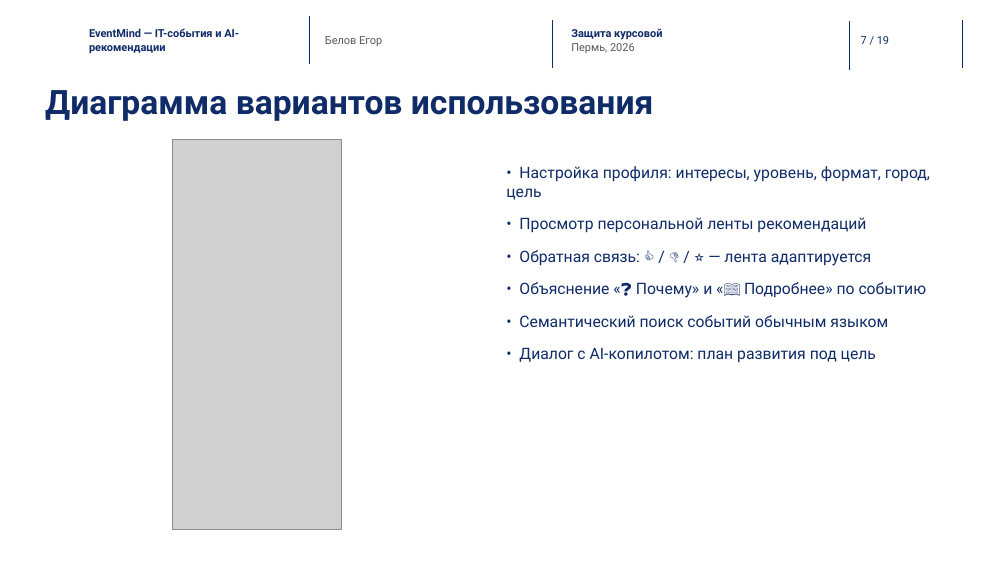
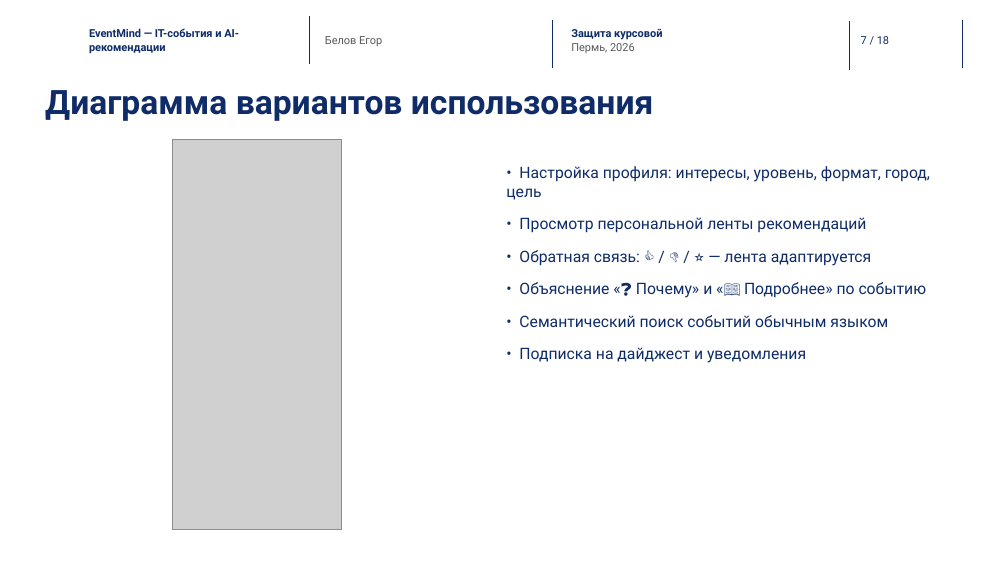
Before and after one commit to EgorBelov/event_mind, a slide deck: slide 7 of docs/Презентация_защита_EventMind.pptx. Drawn at 1008x567 pixels with LibreOffice and Linux fonts; fonts in the diff are those of the drawing; grey boxes stand for pictures; background and template pictures are left out. Boxes give left, top, right and bottom in pixels: in the first picture for what was removed or moved away, otherwise in the second. Text is boxed around its words. In the diff, an @@ line names an element or a change of style, - is before the commit and + after.

```diff
--- a/docs/Презентация_защита_EventMind.pptx
+++ b/docs/Презентация_защита_EventMind.pptx
@@ text at bbox=[519, 347, 806, 363]: text changed @@
-• Диалог с AI-копилотом: план развития под цель
+• Подписка на дайджест и уведомления
```
Also in this commit, not shown: 6 other slides changed, 1 slide removed, 3 other files.
